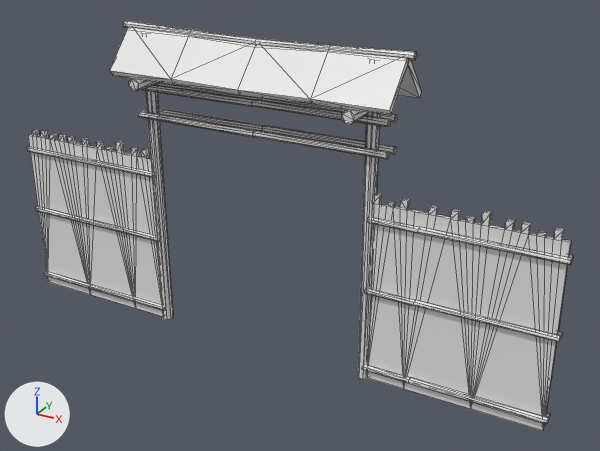
The COLLADA model art/meshes/structural/palisade_bamboo_gate.dae, before and after one commit.
Before and after are seen from a 50 mm lens placed at (16.6, -26.8, 19.0), pointed at (1.6, 0.5, 5.4). Arrows for +X, +Y and +Z are at lower left; the lights stay in place. Mesh edges are drawn as thin lines. Vertices at the same position are counted once.

The first picture shows 'palisade_bamboo_gate'.
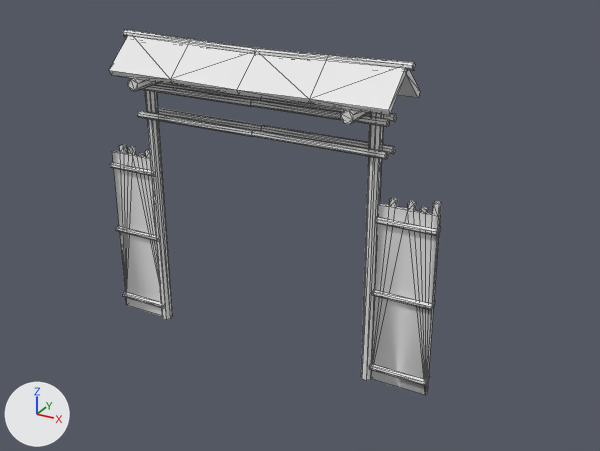
What differs and where, as boxes (x1, y1, x2, y2) in the pictures (600 x 451 px; the box of a moved part takes in the faces that stretch with it):
'palisade_bamboo_gate', reshaped (39% narrower, 11% shorter): before (27, 21, 573, 431); after (109, 29, 441, 395)
part 1 of me_palisade_bamboo_gate, added: after (375, 217, 439, 236)
part 2 of me_palisade_bamboo_gate, added: after (372, 289, 433, 310)
part 3 of me_palisade_bamboo_gate, added: after (369, 364, 428, 386)
part 4 of me_palisade_bamboo_gate, deleted: before (362, 217, 573, 431)
part 5 of me_palisade_bamboo_gate, moved or reshaped: before (110, 21, 492, 409); after (109, 29, 441, 395)
part 6 of me_palisade_bamboo_gate, moved or reshaped: before (27, 130, 164, 316); after (110, 145, 163, 316)

Diff of the bpy script that builds the scene:
```diff
--- a/art/meshes/structural/palisade_bamboo_gate.dae.py
+++ b/art/meshes/structural/palisade_bamboo_gate.dae.py
@@ me_palisade_bamboo_gate @@
 # used by ob_palisade_bamboo_gate; location = (0.0, 0.0, 0.0)
-me_palisade_bamboo_gate.from_pydata(...)  # 630 vertices, 1014 faces; spans x -12.6..12.4, y -1.5..1.5, z -0.5..13.1
+me_palisade_bamboo_gate.from_pydata(...)  # 425 vertices, 724 faces; spans x -7.6..7.6, y -1.5..1.5, z -0.5..12.7
+# me_palisade_bamboo_gate part 1: a new loose piece, a 5-sided cylinder along x spanning x 5.19..7.62, y -0.24..0.0, z 6.52..6.77
+# me_palisade_bamboo_gate part 2: a new loose piece, a 5-sided cylinder along x spanning x 5.19..7.62, y -0.24..0.0, z 3.44..3.69
+# me_palisade_bamboo_gate part 3: a new loose piece, a 5-sided cylinder along x spanning x 5.19..7.62, y -0.24..0.0, z 0.03..0.28
+# me_palisade_bamboo_gate part 4: 13 loose pieces with 175 vertices, spanning x 4.9..12.4, y -0.2..0.2, z -0.5..7.6, are deleted
+# me_palisade_bamboo_gate part 5: 28 vertices moved from x -6.1..6.7, y -0.2..0.2, z -0.5..13.0 to x -6.1..7.6, y -0.2..1.3, z -0.5..12.6; 104 vertices removed from x -6.3..9.5, y -1.4..1.3, z -0.5..13.1; 78 vertices added at x -6.4..7.6, y -1.4..1.3, z -0.5..12.7
+# me_palisade_bamboo_gate part 6: 15 vertices moved from x -12.6..-5.2, y -0.2..0.2, z -0.5..7.7 to x -7.6..-5.2, y -0.2..0.2, z -0.5..7.6; 122 vertices removed from x -12.6..-5.2, y -0.2..0.2, z -0.5..7.7; 58 vertices added at x -7.6..-5.2, y -0.2..0.3, z -0.5..7.6
```
